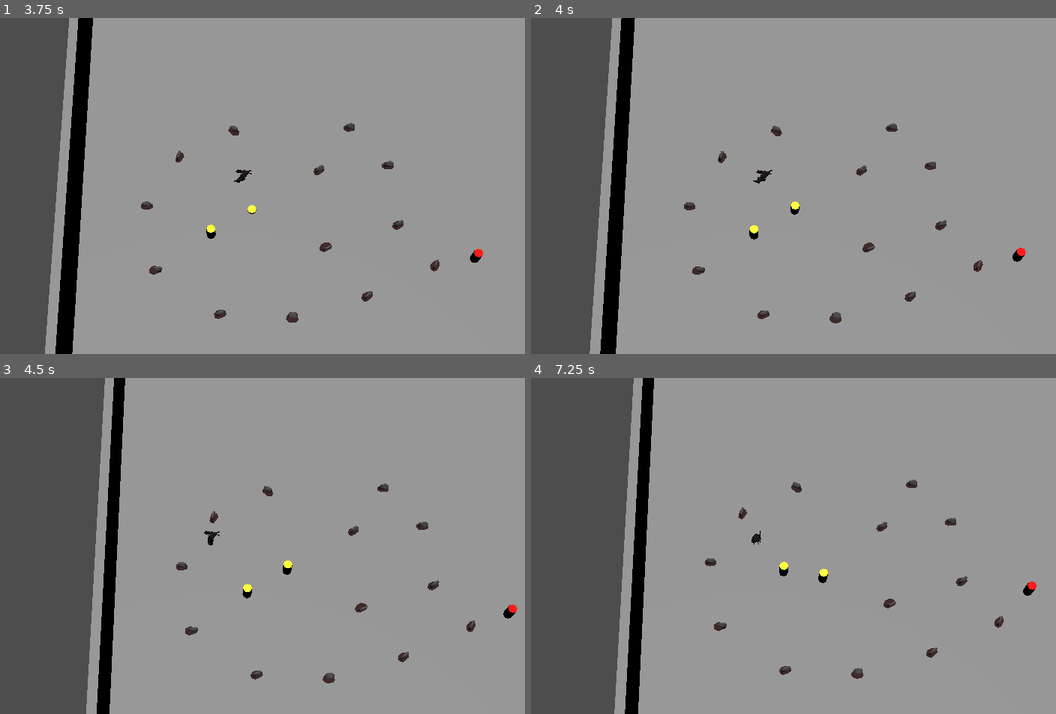
Above: before the commit, frames 1-4 (two rows, left to right).
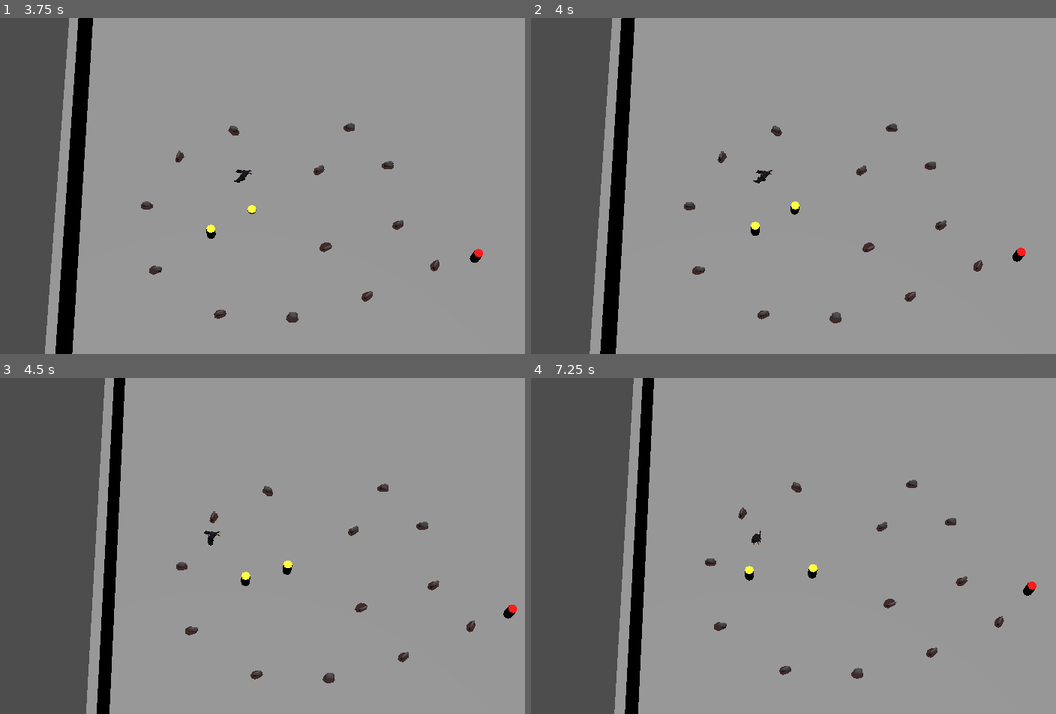
Above: after the commit, the same moments.

Repository: Paladinking/Field_Necromancer
Game: Godot game, scene res://main.tscn
Same seed, same stepped clock (60 frames per second), same inputs: the game is played once before the commit and once after it.
Inputs:
- Up to frame 1 (3.75 s): tap Enter at 0.5 s; hold D (go_right) 0.53-1.28 s; tap Space (dig) at 0.6, 1.55, 2.1, 3.05 s; tap E (attract, bound only after the commit) at 0.8, 1.35, 2.3 s; hold S (go_down) 1.28-2.03 s; hold D (go_right) 2.03-2.78 s; hold W (go_up) 2.78-3.53 s; tap Down (look_down) at 2.85 s; hold A (go_left) from 3.53 s (still down); tap Left (look_left) at 3.6 s
- Up to frame 2 (4 s): keep holding A (go_left); tap E (attract, bound only after the commit) at 3.8 s
- Up to frame 3 (4.5 s): keep holding A (go_left); tap Right (look_right) at 4.35 s
- Up to frame 4 (7.25 s): tap Space (dig) at 4.55, 6.05, 6.6 s; release A (go_left) at 5.03 s; hold S (go_down) 5.03-5.78 s; tap Up (look_up) at 5.1 s; tap E (attract, bound only after the commit) at 5.3, 5.85, 6.8 s; hold D (go_right) 5.78-6.53 s; hold W (go_up) from 6.53 s (still down)

Frame 1 is identical in both runs. In frame 2, less than 0.1% of the frame differs, in the area x 41-44%, y 60-66%; in frame 3, 0.1%; in frame 4, 0.3%, in the area x 40-57%, y 54-62%.

Commit message:
Added zombies

Diff:
--- a/Characters/fighter.gd
+++ b/Characters/fighter.gd
@@ -12,6 +12,8 @@
 
 @export var dmg: int
 var _attack_cooldown : float = ATTACK_COOLDWON
+
+var is_skeleton : bool = false
 
 var rng : RandomNumberGenerator = RandomNumberGenerator.new()
 
@@ -52,7 +54,10 @@
 	var grave = _grave.instantiate()
 	grave.position = Vector3(global_position.x, 0.0, global_position.z)
 	var parent = get_tree().get_nodes_in_group("Allies")[0]
-	grave.set_type(Grave.GraveType.Zombie)
+	if (self is Zombie):
+		grave.set_type(Grave.GraveType.Skeleton)
+	else:
+		grave.set_type(Grave.GraveType.Zombie)
 	parent.add_child(grave)
 	queue_free()
 
@@ -104,6 +109,9 @@
 	)
 
 func _fly_away(dir: Vector3):
+	if is_skeleton:
+		queue_free()
+		return
 	set_collision_mask_value(1, false)
 	set_collision_layer_value(2, false)
 	set_collision_layer_value(3, false)
--- a/Characters/grave.gd
+++ b/Characters/grave.gd
@@ -10,6 +10,7 @@
 
 var creature_to_spawn
 
+var type : GraveType = GraveType.Zombie
 
 func _ready():
 	velocity = 0.0
@@ -44,17 +45,12 @@
 
 enum GraveType {Zombie, Skeleton}
 
-func set_type(type : GraveType = GraveType.Zombie):
-	match type:
-		GraveType.Zombie:
-			creature_to_spawn = preload("res://Characters/zombie.tscn")
-		GraveType.Skeleton:
-			print("not implemented yet")
-			#creature_to_spawn = preload("res://Characters/skeleton.tscn")
+func set_type(_type : GraveType = GraveType.Zombie):
+	creature_to_spawn = preload("res://Characters/zombie.tscn")
+	self.type = _type
 
 
 func spawn_character():
-	#print("spawning thing from grave!")
 	if creature_to_spawn == null:
 		creature_to_spawn = preload("res://Characters/zombie.tscn")
 
@@ -65,3 +61,8 @@
 		$CreatureHolder.add_child(creature)
 		target_height = start_height
 		velocity = -RAISE_VELOCITY
+		if type == GraveType.Skeleton:
+			creature.is_skeleton = true
+			creature._hp = creature._hp / 2
+			creature.dmg = creature.dmg / 2
+			creature.get_node("CSGCylinder3D").get_material().albedo_color = Color(0.8,0.8,0.8)
--- a/Characters/player.gd
+++ b/Characters/player.gd
@@ -15,6 +15,12 @@
 
 
 func _process(_delta):
+	if Input.is_action_just_pressed("attract") and $ZombieFollowArea.has_overlapping_bodies():
+		var zombies = $ZombieFollowArea.get_overlapping_bodies()
+		for zombie in zombies:
+			if zombie is Zombie:
+				zombie.set_following(self)
+
 	if Input.is_action_just_pressed("dig") and $GraveDetectorArea.has_overlapping_bodies():
 		var graves = $GraveDetectorArea.get_overlapping_bodies()
 		var closest_grave = graves[0]
--- a/Characters/player.tscn
+++ b/Characters/player.tscn
@@ -8,9 +8,12 @@
 [sub_resource type="StandardMaterial3D" id="StandardMaterial3D_kj4gk"]
 albedo_color = Color(0.678431, 0.466667, 1, 1)
 
+[sub_resource type="CylinderShape3D" id="CylinderShape3D_wqtr8"]
+radius = 2.0
+
 [sub_resource type="CylinderShape3D" id="CylinderShape3D_t31kh"]
-height = 1.0
-radius = 2.0
+height = 5.0
+radius = 12.0
 
 [node name="Player" type="CharacterBody3D"]
 collision_layer = 3
@@ -33,7 +36,16 @@
 
 [node name="CollisionShape3D" type="CollisionShape3D" parent="GraveDetectorArea"]
 transform = Transform3D(1, 0, 0, 0, 1, 0, 0, 0, 1, 0, -0.5, 0)
-shape = SubResource("CylinderShape3D_t31kh")
+shape = SubResource("CylinderShape3D_wqtr8")
 
 [node name="necromancer" parent="." instance=ExtResource("2_p0tns")]
 transform = Transform3D(0.5, 0, 0, 0, 0.5, 0, 0, 0, 0.5, 0, 1, 0)
+
+[node name="ZombieFollowArea" type="Area3D" parent="."]
+transform = Transform3D(1, 0, 0, 0, 1, 0, 0, 0, 1, 0, 1, 0)
+collision_layer = 0
+collision_mask = 2
+
+[node name="CollisionShape3D" type="CollisionShape3D" parent="ZombieFollowArea"]
+transform = Transform3D(1, 0, 0, 0, 1, 0, 0, 0, 1, 0, -0.5, 0)
+shape = SubResource("CylinderShape3D_t31kh")
--- a/Characters/zombie.gd
+++ b/Characters/zombie.gd
@@ -1,3 +1,4 @@
+class_name Zombie
 extends Fighter
 
 const FOLLOW_TIME : float = 5.0
@@ -8,12 +9,15 @@
 
 var _has_target_location : bool = false
 
-func set_target_location(pos: Vector3):
+func set_target_location(pos: Vector3) -> void :
 	_nav_agent.set_target_position(pos)
 	_has_target_location = true
 	_following_time = FOLLOW_TIME
 
-func set_following(goal: Node3D):
+func set_following(goal: Node3D) -> void:
+	if $AgressiveArea.has_overlapping_bodies():
+		find_target()
+		return
 	_following = goal
 	_following_time = FOLLOW_TIME
 	_nav_agent.set_target_position(_following.position)
--- a/Characters/zombie.tscn
+++ b/Characters/zombie.tscn
@@ -7,15 +7,19 @@
 [sub_resource type="StandardMaterial3D" id="StandardMaterial3D_6ljny"]
 albedo_color = Color(1, 1, 0.219608, 1)
 
+[sub_resource type="CylinderShape3D" id="CylinderShape3D_75k7f"]
+height = 10.0
+radius = 20.0
+
 [sub_resource type="CylinderShape3D" id="CylinderShape3D_437r7"]
 height = 10.0
-radius = 6.0
+radius = 4.0
 
 [node name="Zombie" type="CharacterBody3D"]
 collision_layer = 3
 script = ExtResource("1_2i0eo")
 dmg = 2
-_hp = 18
+_hp = 20
 
 [node name="CollisionShape3D" type="CollisionShape3D" parent="."]
 transform = Transform3D(1, 0, 0, 0, 1, 0, 0, 0, 1, 0, 1, 0)
@@ -31,7 +35,7 @@
 
 [node name="CollisionShape3D" type="CollisionShape3D" parent="DetectionArea"]
 transform = Transform3D(1, 0, 0, 0, 1, 0, 0, 0, 1, 0, 4.5, 0)
-shape = SubResource("CylinderShape3D_437r7")
+shape = SubResource("CylinderShape3D_75k7f")
 
 [node name="NavigationAgent3D" type="NavigationAgent3D" parent="."]
 
--- a/project.godot
+++ b/project.godot
@@ -85,3 +85,15 @@
 , Object(InputEventJoypadMotion,"resource_local_to_scene":false,"resource_name":"","device":-1,"axis":3,"axis_value":1.0,"script":null)
 ]
 }
+attract={
+"deadzone": 0.5,
+"events": [Object(InputEventKey,"resource_local_to_scene":false,"resource_name":"","device":-1,"window_id":0,"alt_pressed":false,"shift_pressed":false,"ctrl_pressed":false,"meta_pressed":false,"pressed":false,"keycode":0,"physical_keycode":69,"key_label":0,"unicode":101,"echo":false,"script":null)
+, Object(InputEventJoypadButton,"resource_local_to_scene":false,"resource_name":"","device":-1,"button_index":3,"pressure":0.0,"pressed":true,"script":null)
+]
+}
+throw={
+"deadzone": 0.5,
+"events": [Object(InputEventKey,"resource_local_to_scene":false,"resource_name":"","device":-1,"window_id":0,"alt_pressed":false,"shift_pressed":false,"ctrl_pressed":false,"meta_pressed":false,"pressed":false,"keycode":0,"physical_keycode":81,"key_label":0,"unicode":113,"echo":false,"script":null)
+, Object(InputEventJoypadButton,"resource_local_to_scene":false,"resource_name":"","device":-1,"button_index":1,"pressure":0.0,"pressed":true,"script":null)
+]
+}
Not shown: 1 places in Characters/player.tscn that only renumber resources
Not shown: 1 places in Characters/zombie.tscn that only renumber resources
